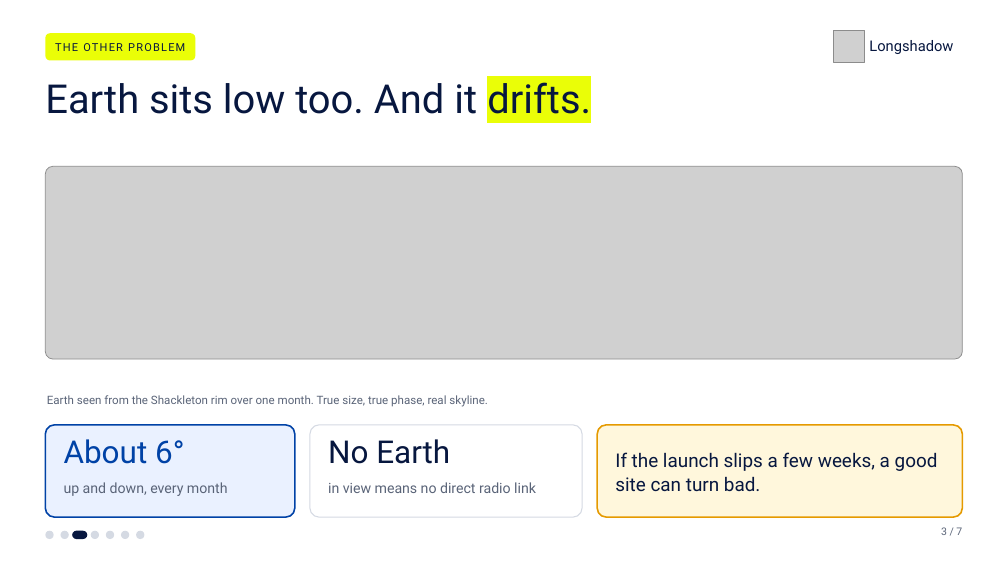
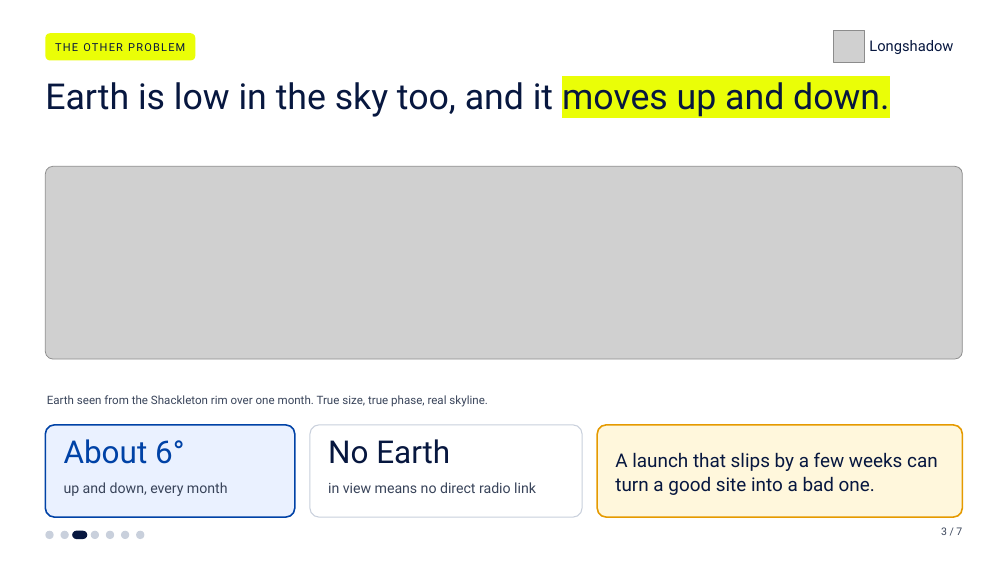
Before and after one commit to bukhari-hamzamukhtar/longshadow, a slide deck: slide 3 of public/demo/Longshadow_deck.pptx. Drawn at 1008x567 pixels with LibreOffice and Linux fonts; fonts in the diff are those of the drawing; grey boxes stand for pictures. Boxes give left, top, right and bottom in pixels: in the first picture for what was removed or moved away, otherwise in the second. Text is boxed around its words. In the diff, an @@ line names an element or a change of style, - is before the commit and + after.

Commit message:
Rework the deck: contributions slide, heavier type, plainer wording

```diff
--- a/public/demo/Longshadow_deck.pptx
+++ b/public/demo/Longshadow_deck.pptx
@@ text at box(45, 82, 889, 117): text changed; size 38 to 34 pt @@
-Earth sits low too. And it drifts.
+Earth is low in the sky too, and it moves up and down.
@@ rounded rectangle at box(310, 425, 582, 517): outline #D5DAE3 1 pt to #C9D0DC 1 pt @@
@@ text colour #5A6478 to #39445A in 4 elements at box(941, 527, 962, 535), box(47, 395, 487, 407), box(64, 482, 228, 496), box(328, 482, 536, 493) @@
@@ text at box(615, 452, 938, 495): text changed @@
-If the launch slips a few weeks, a good site can turn bad.
+A launch that slips by a few weeks can turn a good site into a bad one.
```
Also in this commit, not shown: 5 other slides changed, 1 slide added, 1 slide removed, 1 other file.
